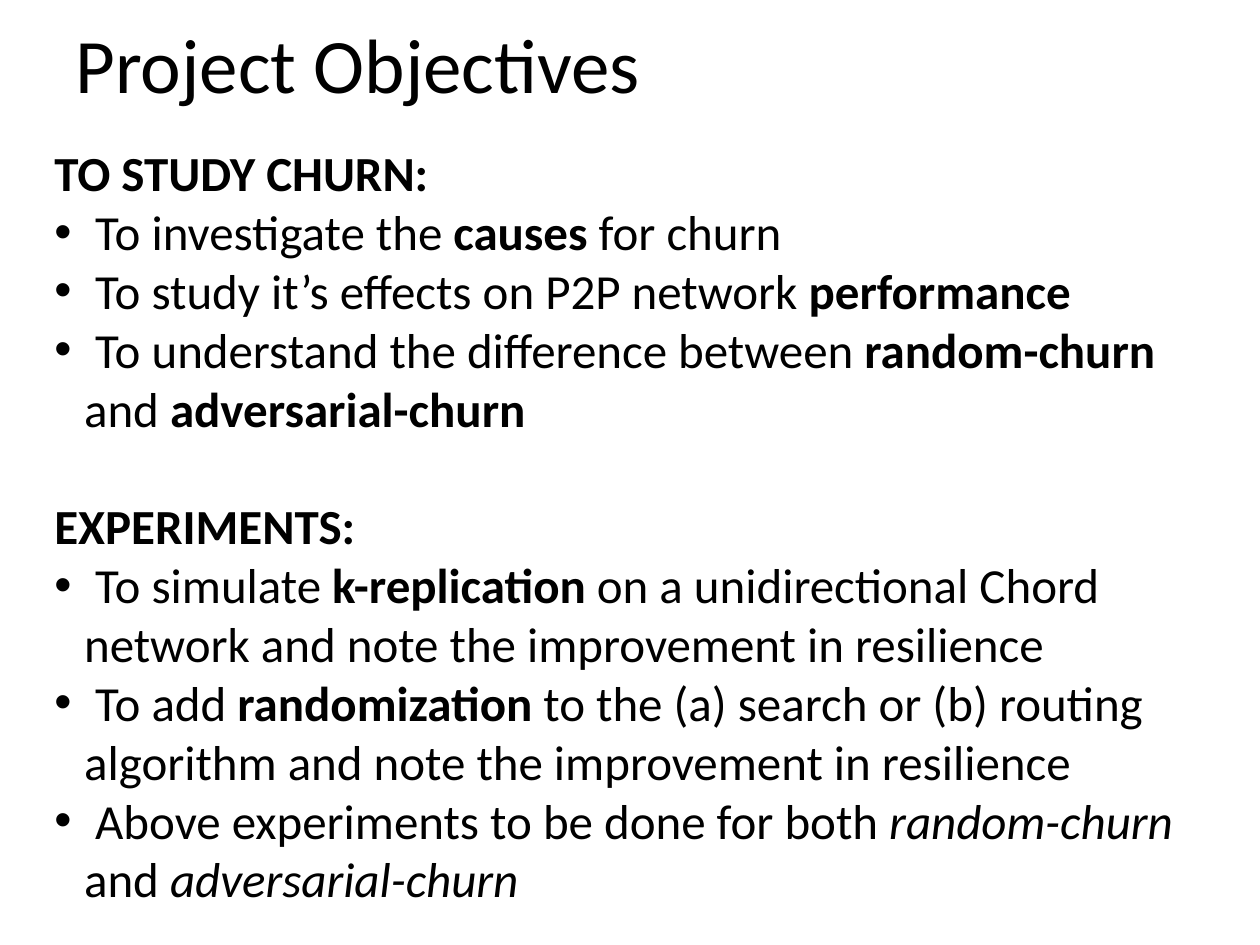
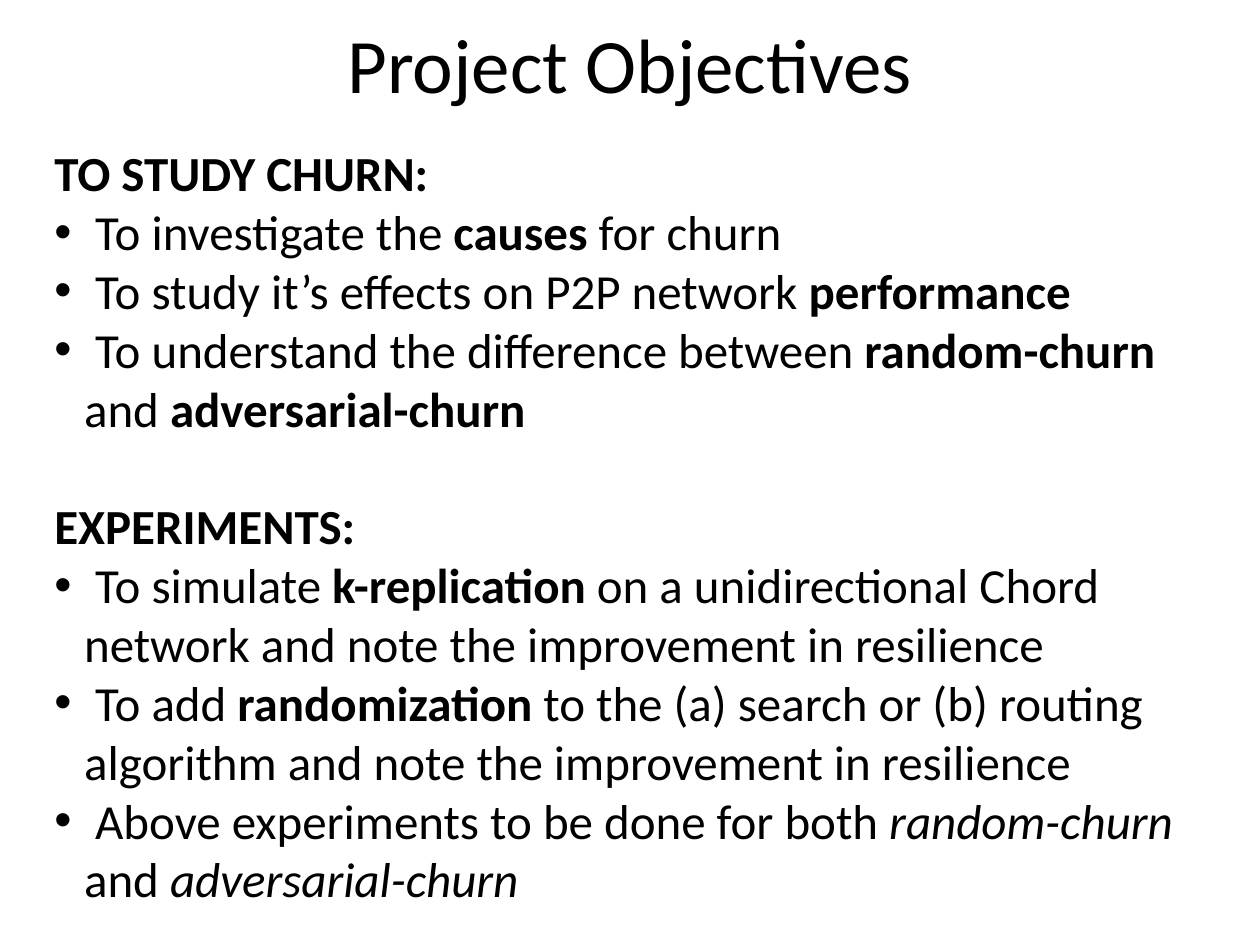
Before and after one commit to niojuju/pychord, a slide deck: slide 2 of Docs/Chord_Churn_Main.ppt. Drawn at 1260x945 pixels with LibreOffice and Linux fonts; fonts in the diff are those of the drawing. Boxes give left, top, right and bottom in pixels: in the first picture for what was removed or moved away, otherwise in the second. Text is boxed around its words. In the diff, an @@ line names an element or a change of style, - is before the commit and + after.

```diff
--- a/Docs/Chord_Churn_Main.ppt
+++ b/Docs/Chord_Churn_Main.ppt
@@ title "Project Objectives" at [347,39,912,107]: alignment left to centre @@
```
Also in this commit, not shown: 4 slides added, 2 slides removed.
